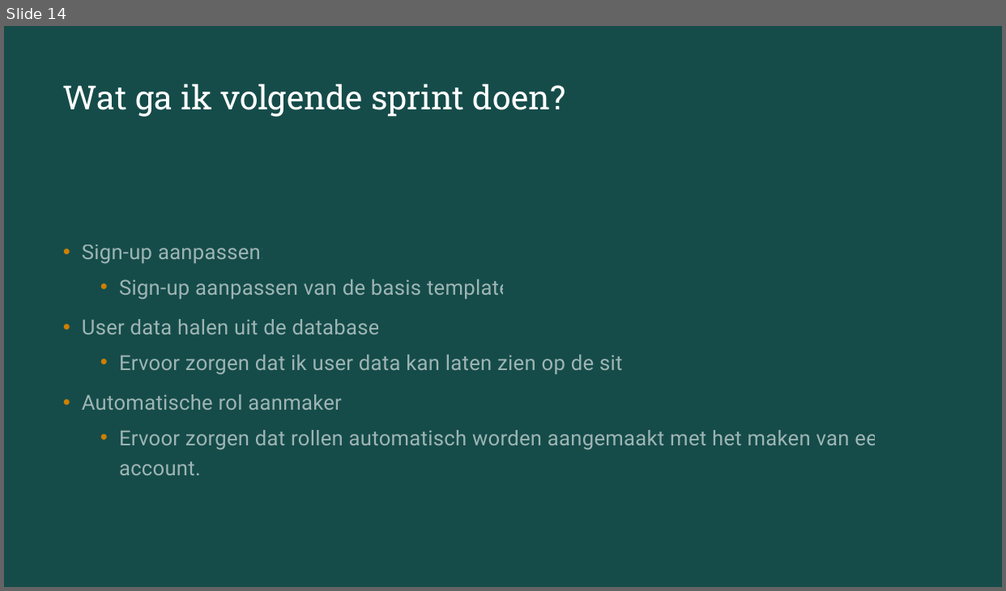
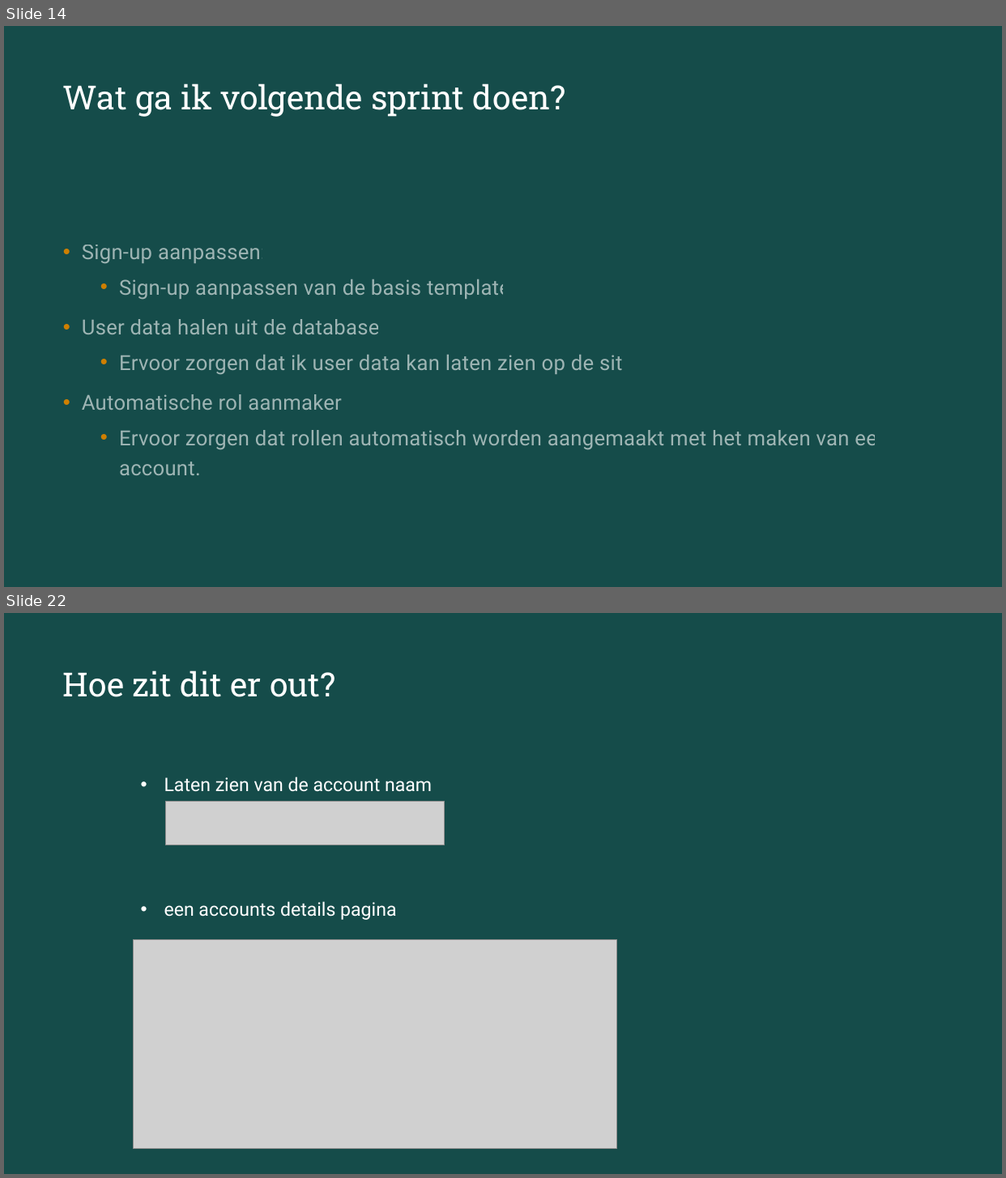
Before and after one commit to DontCloneBasil/Project-smarties, a slide deck: sprint review.pptx. Shown one above the other, each under a label of ours: slide 14 before the commit, slides 14 and 22 after it; the slides between them are not shown. The pictures are 1006x591 and 1006x1178 pixels, drawn with LibreOffice and Linux fonts; fonts in the diff are those of the drawing; grey boxes stand for pictures. Boxes give left, top, right and bottom in pixels: in the first picture for what was removed or moved away, otherwise in the second. Text is boxed around its words. In the diff, an @@ line names an element or a change of style, - is before the commit and + after.

```diff
--- a/sprint review.pptx
+++ b/sprint review.pptx
@@ slide 22 added at (4,613,1002,1174), background #0B2827; not listed: 1 template element that a slide beside it also shows @@
@@ title added at (63,671,335,697), 32 pt, text #FFFFFF @@
+Hoe zit dit er out?
@@ text added at (164,777,432,792), 18 pt, text #FFFFFF @@
+• Laten zien van de account naam
@@ picture added at (166,802,445,845) @@
@@ text added at (164,901,396,920), 18 pt, text #FFFFFF @@
+• een accounts details pagina
@@ picture added at (134,940,617,1149) @@
```
Also in this commit, not shown: 1 slide changed, 9 other slides added, 4 other files.
